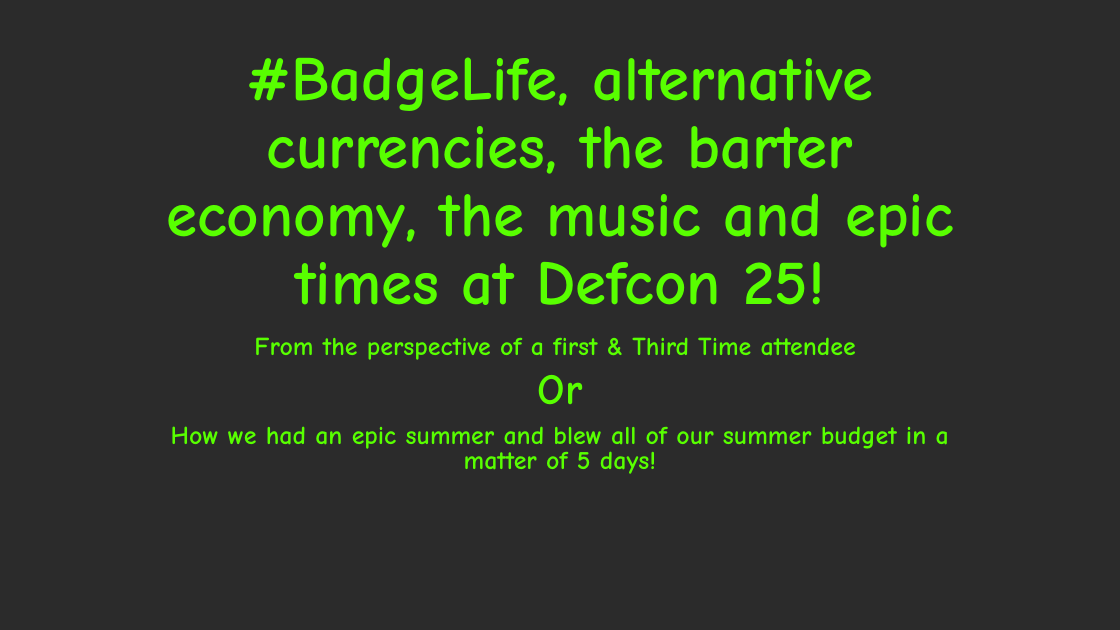
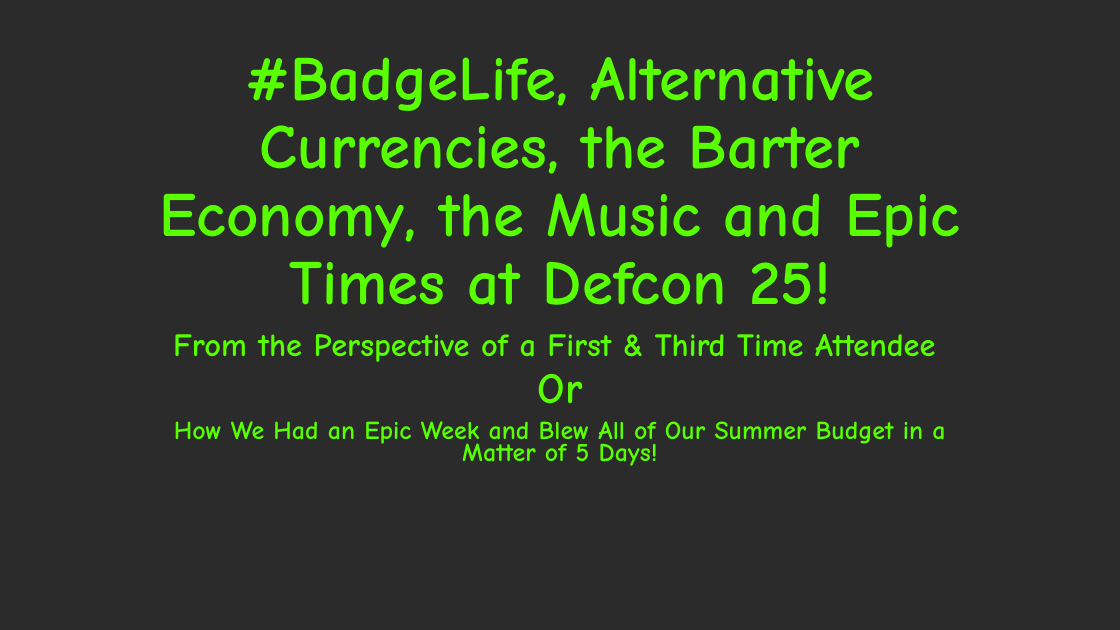
Before and after one commit to Kirball/b-sides-jax-talk, a slide deck: slide 1 of #BadgeLife, alternative currencies, the barter [Autosaved].pptx. Drawn at 1120x630 pixels with LibreOffice and Linux fonts; fonts in the diff are those of the drawing; background and template pictures are left out; a plain dark background stands for a picture behind light text. Boxes give left, top, right and bottom in pixels: in the first picture for what was removed or moved away, otherwise in the second. Text is boxed around its words. In the diff, an @@ line names an element or a change of style, - is before the commit and + after.

```diff
--- a/#BadgeLife, alternative currencies, the barter [Autosaved].pptx
+++ b/#BadgeLife, alternative currencies, the barter [Autosaved].pptx
@@ title at (159,57,960,305): text changed @@
-#BadgeLife, alternative currencies, the barter economy, the music and epic times at Defcon 25!
+#BadgeLife, Alternative Currencies, the Barter Economy, the Music and Epic Times at Defcon 25!
@@ subtitle at (173,334,935,362): text changed; size 22.2 to 27.8 pt @@
-From the perspective of a first & Third Time attendee
+From the Perspective of a First & Third Time Attendee
@@ subtitle at (174,421,945,466): text changed @@
-How we had an epic summer and blew all of our summer budget in a matter of 5 days!
+How We Had an Epic Week and Blew All of Our Summer Budget in a Matter of 5 Days!
```
Also in this commit, not shown: 9 other slides changed, 10 slides added.
